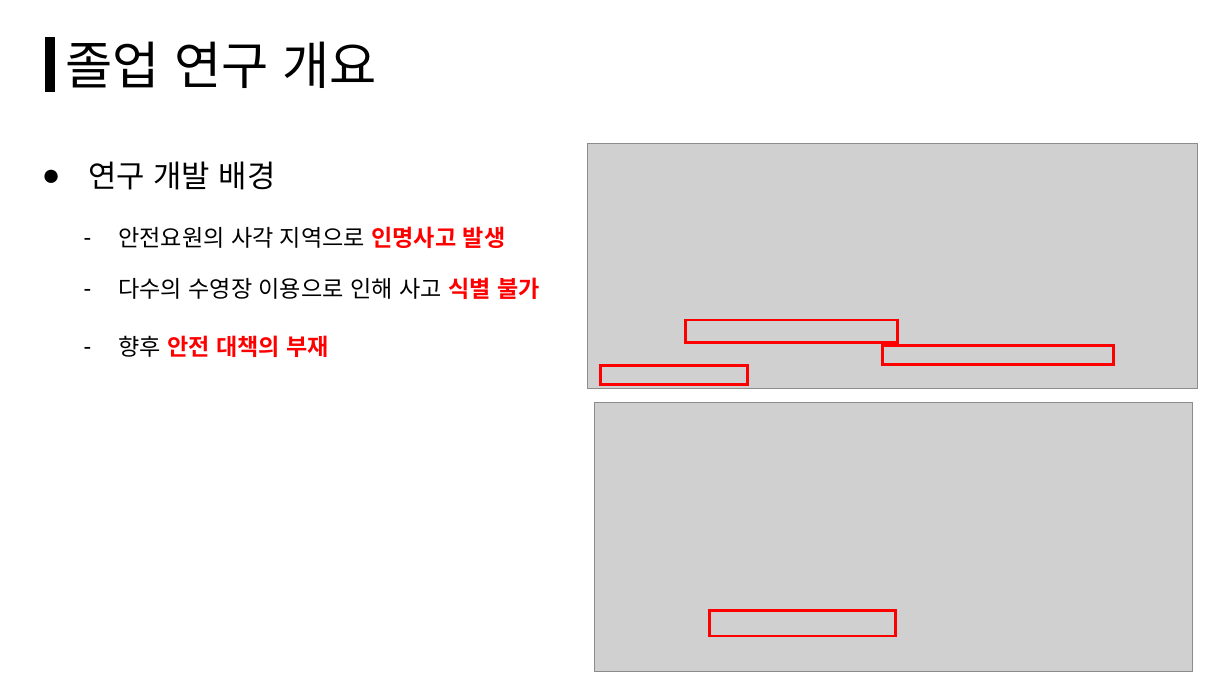
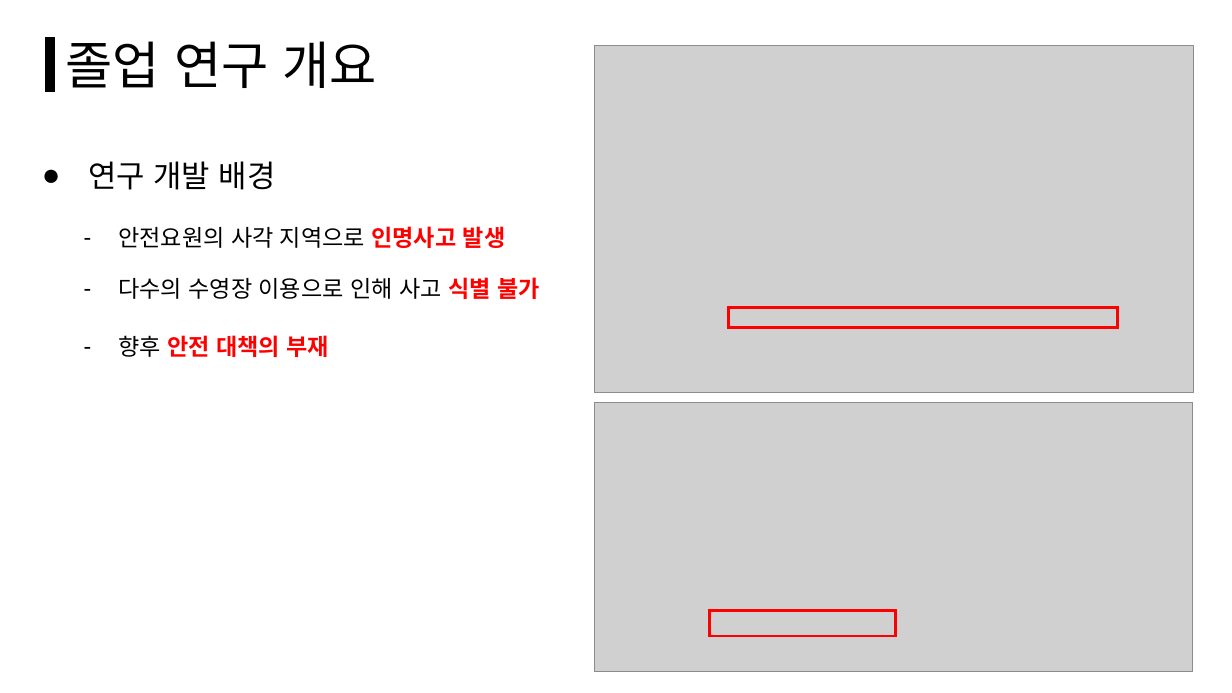
Before and after one commit to Final-Project-KPU/Plan, a slide deck: slide 3 of 제안서(김동민,김상현,나기엽,허영민).pptx. Drawn at 1232x693 pixels with LibreOffice and Linux fonts; fonts in the diff are those of the drawing; grey boxes stand for pictures. Boxes give left, top, right and bottom in pixels: in the first picture for what was removed or moved away, otherwise in the second. Text is boxed around its words. In the diff, an @@ line names an element or a change of style, - is before the commit and + after.

```diff
--- a/제안서(김동민,김상현,나기엽,허영민).pptx
+++ b/제안서(김동민,김상현,나기엽,허영민).pptx
@@ picture: place and size @@
-picture at box(588, 143, 1198, 389)
+picture at box(594, 45, 1193, 393)
@@ rectangle removed at box(686, 320, 897, 342) @@
@@ rectangle: place and size @@
-rectangle at box(883, 346, 1114, 364)
+rectangle at box(729, 307, 1117, 327)
@@ rectangle removed at box(601, 366, 748, 385) @@
```
Also in this commit, not shown: 2 other slides changed, 1 slide added, 1 other file.
